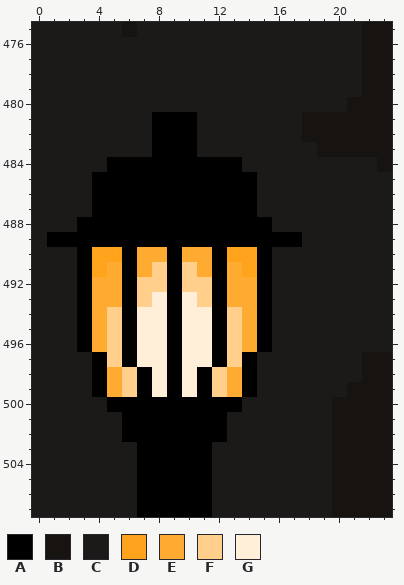
Two states of a pixel-art file, Amity Chain (Art Files)/Digital Art/Sprites/Rooms/Project Files/Centralia Field/Room_CentraliaField_Right_Room3.aseprite. The picture above was drawn from the file before the commit.
500x694 pixels, 1 frame. Colours within 5 levels of each other are drawn and written as one. Shown: x 0..23, y 475..507. The commit also changed other parts of the picture, which this record leaves out.
Visible layers, top first: "Player", "Props", "Pebbles", "Building", "Cracks", "Ground", "Black".
Palette (. is transparent): A #000000  B #171311  C #1c1919  D #ffa21c  E #ffaa31  F #ffcf8b  G #ffefd8
Pixels before, first column x 0:
475 CCCCCCBCCCCCCCCCCCCCCCBB
476 CCCCCCCCCCCCCCCCCCCCCCBB
477 CCCCCCCCCCCCCCCCCCCCCCBB
478 CCCCCCCCCCCCCCCCCCCCCCBB
479 CCCCCCCCCCCCCCCCCCCCCCBB
480 CCCCCCCCCCCCCCCCCCCCCBBB
481 CCCCCCCCAAACCCCCCCBBBBBB
482 CCCCCCCCAAACCCCCCCBBBBBB
483 CCCCCCCCAAACCCCCCCCBBBBB
484 CCCCCAAAAAAAAACCCCCCCCCB
485 CCCCAAAAAAAAAAACCCCCCCCC
486 CCCCAAAAAAAAAAACCCCCCCCC
487 CCCCAAAAAAAAAAACCCCCCCCC
488 CCCAAAAAAAAAAAAACCCCCCCC
489 CAAAAAAAAAAAAAAAAACCCCCC
490 CCCADDAEEAEEADDACCCCCCCC
491 CCCADEAEFAFEAEDACCCCCCCC
492 CCCAEEAFFAFFAEEACCCCCCCC
493 CCCAEEAFGAGFAEEACCCCCCCC
494 CCCAEFAGGAGGAFEACCCCCCCC
495 CCCAEFAGGAGGAFEACCCCCCCC
496 CCCAEFAGGAGGAFEACCCCCCCC
497 CCCCAFAGGAGGAFACCCCCCCBB
498 CCCCAEFAGAGAFEACCCCCCCBB
499 CCCCAEFAGAGAFEACCCCCCBBB
500 CCCCCAAAAAAAAACCCCCCBBBB
501 CCCCCCAAAAAAACCCCCCCBBBB
502 CCCCCCAAAAAAACCCCCCCBBBB
503 CCCCCCCAAAAACCCCCCCCBBBB
504 CCCCCCCAAAAACCCCCCCCBBBB
505 CCCCCCCAAAAACCCCCCCCBBBB
506 CCCCCCCAAAAACCCCCCCCBBBB
507 CCCCCCCAAAAACCCCCCCCBBBB
New version:
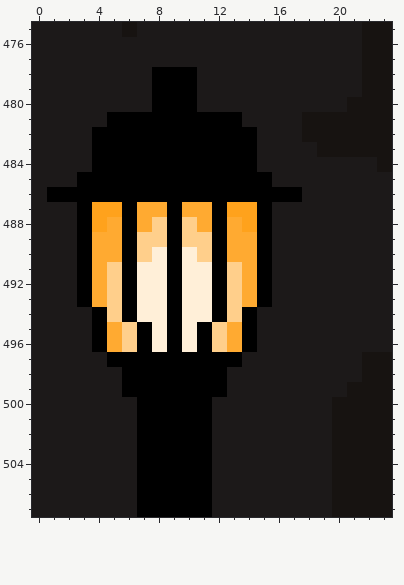
Change:
Layer "Props":
y 478..480: x 8..10 CCC -> AAA
y 481: x 5..7 CCC -> AAA; x 11..13 CCC -> AAA
y 482..483: x 4..7 CCCC -> AAAA; x 11..14 CCCC -> AAAA
y 484: x 4 C -> A; x 14 C -> A
y 485: x 3 C -> A; x 15 C -> A
y 486: x 1..3 CCC -> AAA; x 15..17 CCC -> AAA
y 487: x 3..5 CAA -> ADD; x 7..8 AA -> EE; x 10..11 AA -> EE; x 13..15 AAC -> DDA
y 488: x 4..5 AA -> DE; x 7..8 AA -> EF; x 10..11 AA -> FE; x 13..14 AA -> ED
y 489: x 1..2 AA -> CC; x 4..5 AA -> EE; x 7..8 AA -> FF; x 10..11 AA -> FF; x 13..14 AA -> EE; x 16..17 AA -> CC
y 490: x 4..5 DD -> EE; x 7..8 EE -> FG; x 10..11 EE -> GF; x 13..14 DD -> EE
y 491: x 4..5 DE -> EF; x 7..8 EF -> GG; x 10..11 FE -> GG; x 13..14 ED -> FE
y 492: x 5 E -> F; x 7..8 FF -> GG; x 10..11 FF -> GG; x 13 E -> F
y 493: x 5 E -> F; x 7 F -> G; x 11 F -> G; x 13 E -> F
y 494: x 3..4 AE -> CA; x 14..15 EA -> AC
y 495..496: x 3..7 AEFAG -> CAEFA; x 11..15 GAFEA -> AFEAC
y 497: x 4..5 AF -> CA; x 7..8 GG -> AA; x 10..11 GG -> AA; x 13..14 FA -> AC
y 498..499: x 4..6 AEF -> CCA; x 8 G -> A; x 10 G -> A; x 12..14 FEA -> ACC
y 500: x 5..6 AA -> CC; x 12..13 AA -> CC
y 501..502: x 6 A -> C; x 12 A -> C
Where, in picture pixels (left, top, right, bottom), the same in both pictures:
changed: (47, 67, 302, 442)
